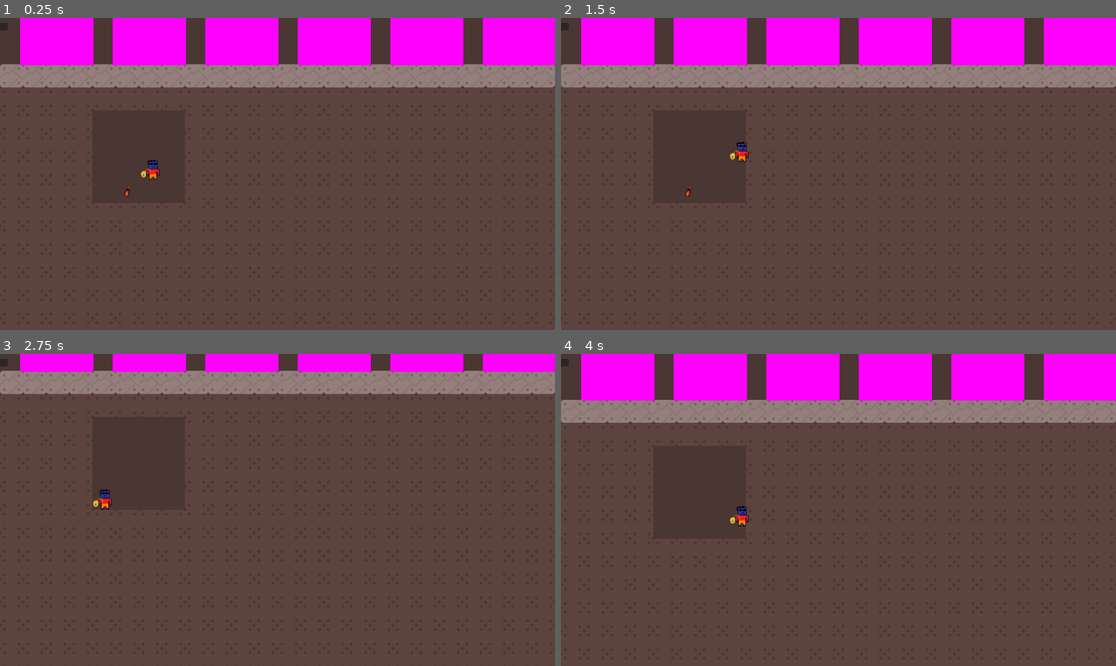
Above: before the commit, frames 1-4 (two rows, left to right).
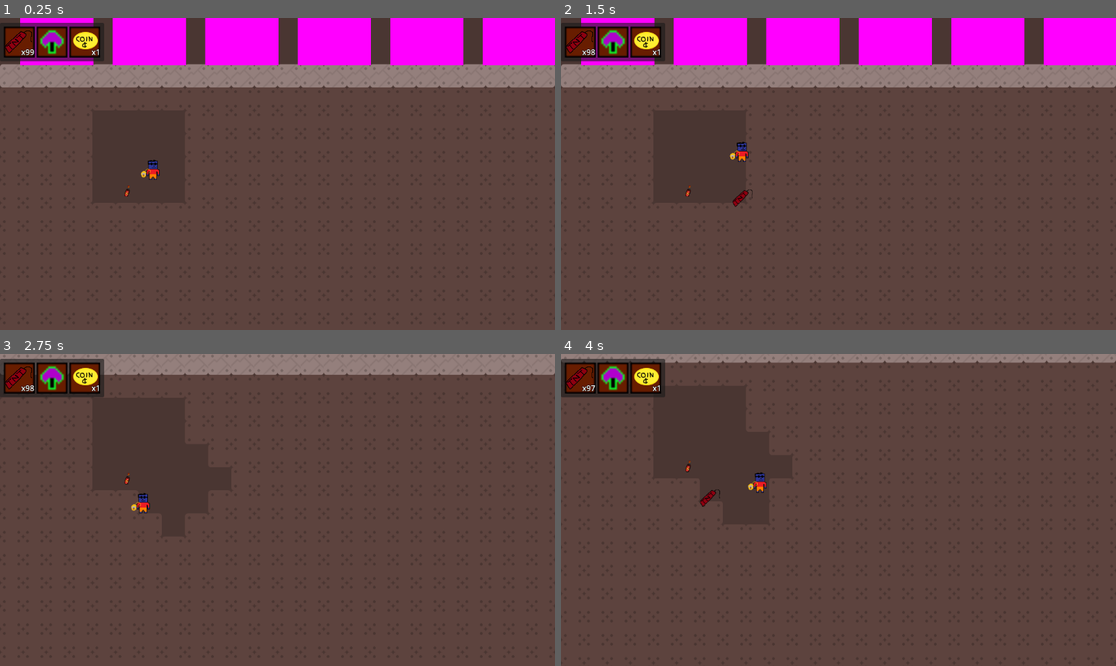
Above: after the commit, the same moments.

Repository: FlashBash21/City-Sinkers
Game: Godot game, scene res://Scenes/main.tscn
Same seed, same stepped clock (60 frames per second), same inputs: the game is played once before the commit and once after it.
Inputs (mouse positions are in pixels of both pictures, inside the frame that each line leads up to):
- Up to frame 1 (0.25 s): no input
- Up to frame 2 (1.5 s): move the mouse to (960, 158) at 0.52 s; hold D (move_right) from 0.53 s (still down); tap E (explode) at 0.6 s; tap Space (jump) at 0.77 s; move the mouse to (727, 189) at 1.27 s; click (727, 189) at 1.35 s
- Up to frame 3 (2.75 s): tap Space (jump) at 1.52 s; move the mouse to (333, 441) at 2.02 s; release D (move_right) at 2.03 s; hold A (move_left) from 2.03 s (still down); right-click (333, 441) at 2.1 s
- Up to frame 4 (4 s): move the mouse to (810, 572) at 2.77 s; release A (move_left) at 2.78 s; hold D (move_right) from 2.78 s (still down); tap E (explode) at 2.85 s; tap Space (jump) at 3.02, 3.77 s; move the mouse to (1005, 556) at 3.52 s; press the mouse at (1005, 556) at 3.53 s

The runs differ from the first frame. In frame 1, 2.3% of the frame differs, in the area x 0-19%, y 1-15%; in frame 2, 2.4%; in frame 3, 13%; in frame 4, 20%, in the area x 0-100%, y 0-56%.
Error before the commit: Invalid access to property or key 'inv' on a base object of type 'Nil'. (res://Scripts/Inventory.gd:13)

Commit message:
Merge

Diff:
--- a/Assets/test_inv.tres
+++ b/Assets/test_inv.tres
@@ -1,12 +1,13 @@
 [gd_resource type="Resource" script_class="Inventory_Data" load_steps=9 format=3 uid="uid://c36716wbyhm8"]
 
+[ext_resource type="Script" path="res://Scripts/Inventory_Data.gd" id="1_evpty"]
 [ext_resource type="Resource" uid="uid://cuyep7xwtjd18" path="res://Assets/Items/tnt.tres" id="1_k5qt1"]
 [ext_resource type="Script" path="res://Scripts/Slot_Data.gd" id="2_oowti"]
 [ext_resource type="Resource" uid="uid://wxf3ndmhvads" path="res://Assets/Items/shovel.tres" id="3_5hc8o"]
 [ext_resource type="Resource" uid="uid://mjdvplisojkp" path="res://Assets/Items/coin.tres" id="4_u88du"]
 
 [sub_resource type="Resource" id="Resource_ogtwm"]
-script = ExtResource("2_3msma")
+script = ExtResource("2_oowti")
 item_data = ExtResource("1_k5qt1")
 quantity = 99
 
--- a/Scenes/main.tscn
+++ b/Scenes/main.tscn
@@ -908,6 +908,7 @@
 
 [node name="AudioStreamPlayer" type="AudioStreamPlayer" parent="."]
 stream = ExtResource("16_2kg0m")
+volume_db = -10.0
 autoplay = true
 
 [connection signal="timeout" from="EventTimer" to="." method="_on_event_timer_timeout"]
--- a/project.godot
+++ b/project.godot
@@ -107,21 +107,6 @@
 "events": [Object(InputEventKey,"resource_local_to_scene":false,"resource_name":"","device":-1,"window_id":0,"alt_pressed":false,"shift_pressed":false,"ctrl_pressed":false,"meta_pressed":false,"pressed":false,"keycode":0,"physical_keycode":83,"key_label":0,"unicode":115,"echo":false,"script":null)
 ]
 }
-use_item={
-"deadzone": 0.5,
-"events": [Object(InputEventKey,"resource_local_to_scene":false,"resource_name":"","device":-1,"window_id":0,"alt_pressed":false,"shift_pressed":false,"ctrl_pressed":false,"meta_pressed":false,"pressed":false,"keycode":0,"physical_keycode":4194309,"key_label":0,"unicode":0,"echo":false,"script":null)
-]
-}
-select_left={
-"deadzone": 0.5,
-"events": [Object(InputEventKey,"resource_local_to_scene":false,"resource_name":"","device":-1,"window_id":0,"alt_pressed":false,"shift_pressed":true,"ctrl_pressed":false,"meta_pressed":false,"pressed":false,"keycode":0,"physical_keycode":4194319,"key_label":0,"unicode":0,"echo":false,"script":null)
-]
-}
-select_right={
-"deadzone": 0.5,
-"events": [Object(InputEventKey,"resource_local_to_scene":false,"resource_name":"","device":-1,"window_id":0,"alt_pressed":false,"shift_pressed":true,"ctrl_pressed":false,"meta_pressed":false,"pressed":false,"keycode":0,"physical_keycode":4194321,"key_label":0,"unicode":0,"echo":false,"script":null)
-]
-}
 move_up={
 "deadzone": 0.5,
 "events": [Object(InputEventKey,"resource_local_to_scene":false,"resource_name":"","device":-1,"window_id":0,"alt_pressed":false,"shift_pressed":false,"ctrl_pressed":false,"meta_pressed":false,"pressed":false,"keycode":0,"physical_keycode":87,"key_label":0,"unicode":119,"echo":false,"script":null)
Not shown: 1 places in Scenes/main.tscn that only renumber resources
